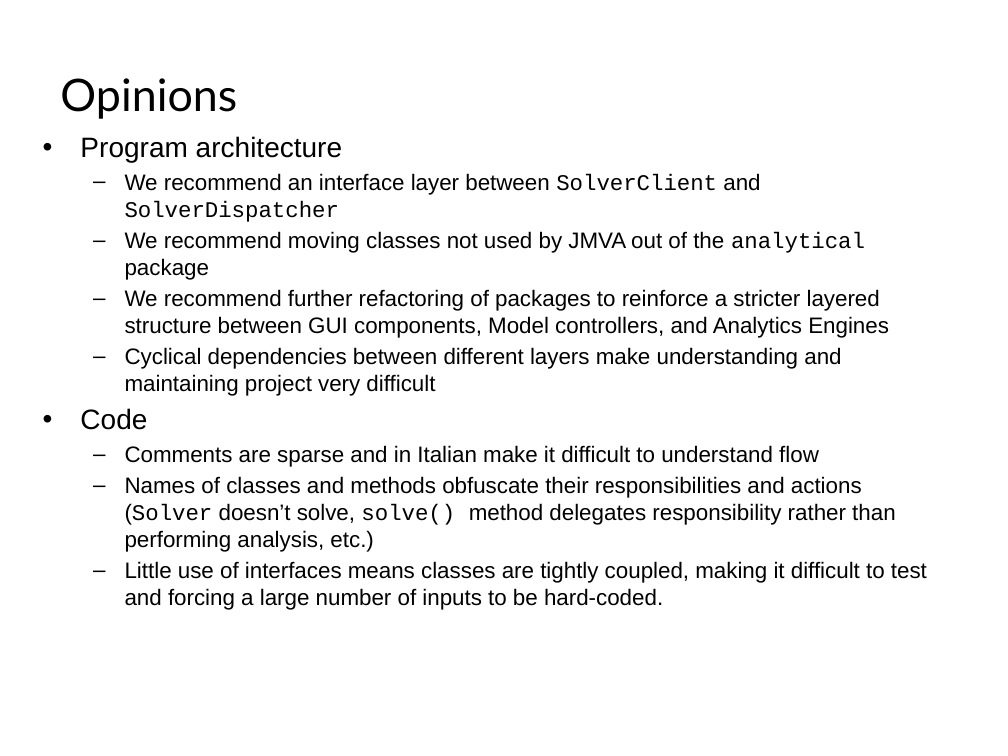
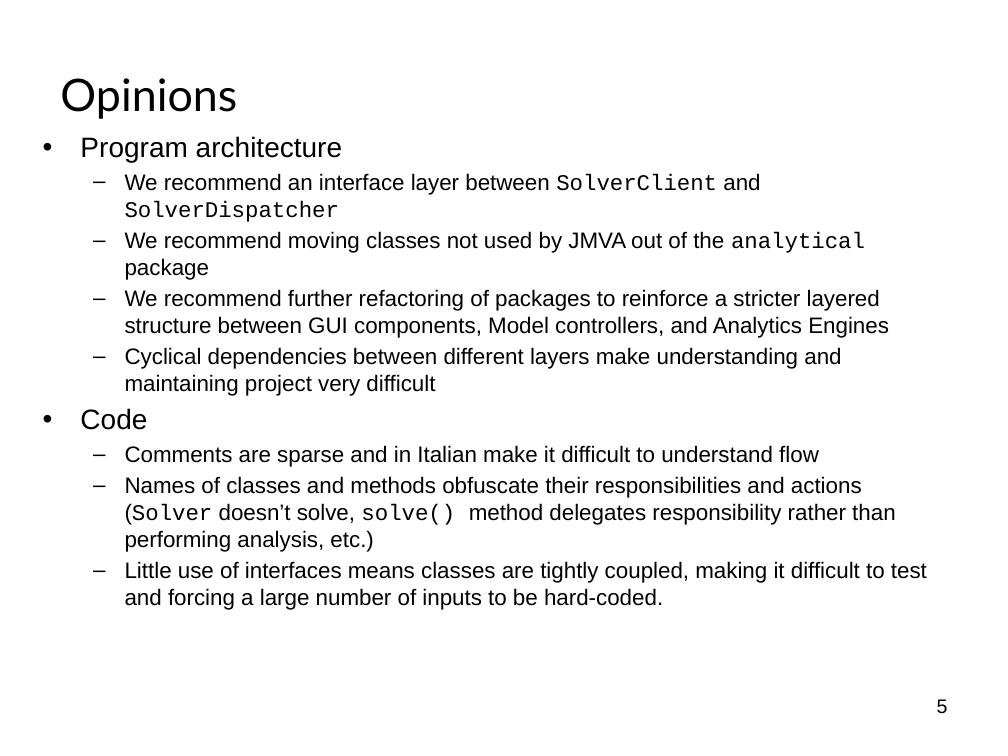
Before and after one commit to pavelgrib/SE_CW1, a slide deck: slide 6 of jmva_presentation.pptx. Drawn at 1008x756 pixels with LibreOffice and Linux fonts; fonts in the diff are those of the drawing; background and template pictures are left out. Boxes give left, top, right and bottom in pixels: in the first picture for what was removed or moved away, otherwise in the second. Text is boxed around its words. In the diff, an @@ line names an element or a change of style, - is before the commit and + after.

```diff
--- a/jmva_presentation.pptx
+++ b/jmva_presentation.pptx
@@ text added at [937,699,948,714], 14 pt, text #000000 @@
+5
```
Also in this commit, not shown: 6 other slides changed.
